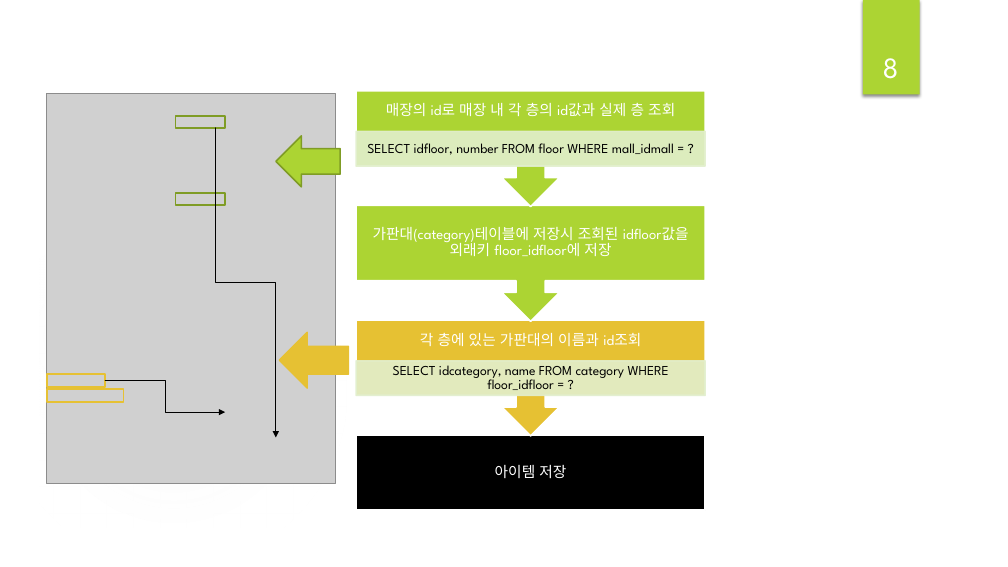
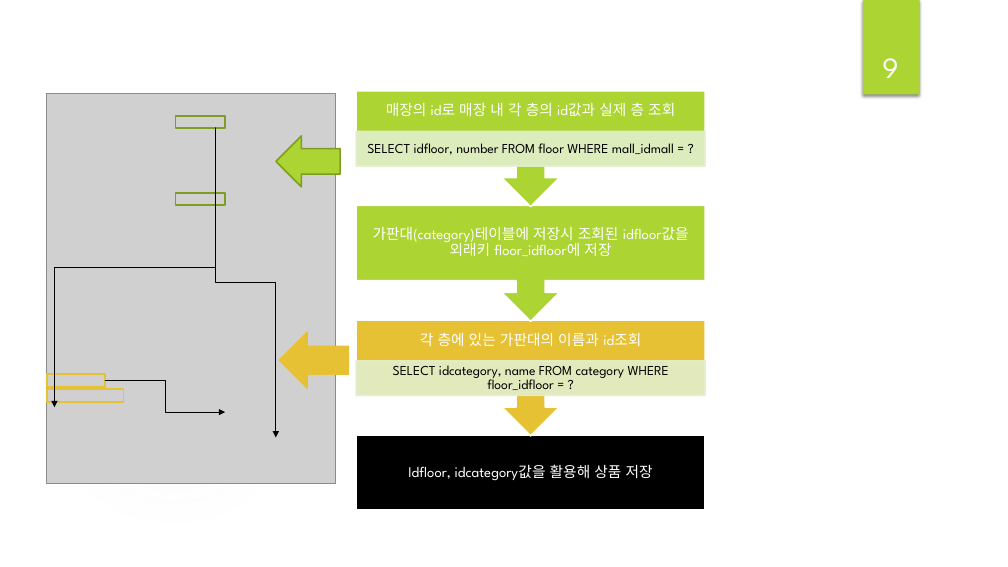
Before and after one commit to BerryWell/CapstoneDesign-2019-02, a slide deck: slide 9 of 제출자료/발표자료/발표 자료_13주차_12조.pptx (slide 8 before the commit). Drawn at 1008x567 pixels with LibreOffice and Linux fonts; fonts in the diff are those of the drawing; grey boxes stand for pictures; background and template pictures are left out. Boxes give left, top, right and bottom in pixels: in the first picture for what was removed or moved away, otherwise in the second. Text is boxed around its words. In the diff, an @@ line names an element or a change of style, - is before the commit and + after.

```diff
--- a/제출자료/발표자료/발표 자료_13주차_12조.pptx
+++ b/제출자료/발표자료/발표 자료_13주차_12조.pptx
@@ page number at <box>882,58,898,78</box>: text changed @@
-8
+9
@@ elbow arrow added from (216, 129) to (54, 408), #000000 0.75 pt @@
@@ text at <box>408,464,653,481</box>: text changed @@
-아이템 저장
+Idfloor, idcategory값을 활용해 상품 저장
```
Also in this commit, not shown: 1 other slide changed, 4 slides added.
